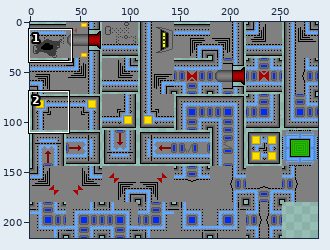
Edited in one commit: sprite sheet (art/ships/boss_tile_array.png). Above: a wide view before the commit, with the close-up outlined.
Close-up. Before the edit:
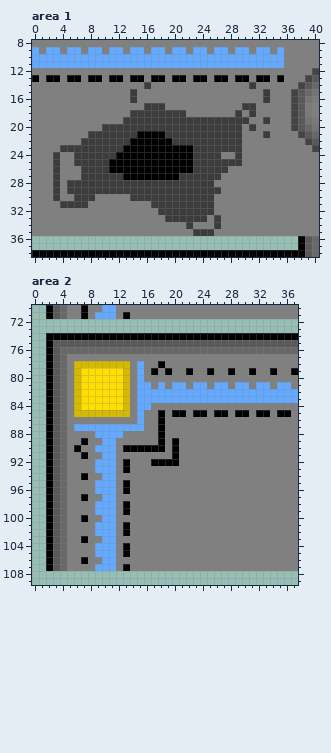
The file is 288x216 pixels. Colours within 5 levels of each other are drawn and written as one. Shown: area 1: x 0..40, y 8..38; area 2: x 0..37, y 70..109.
The result:
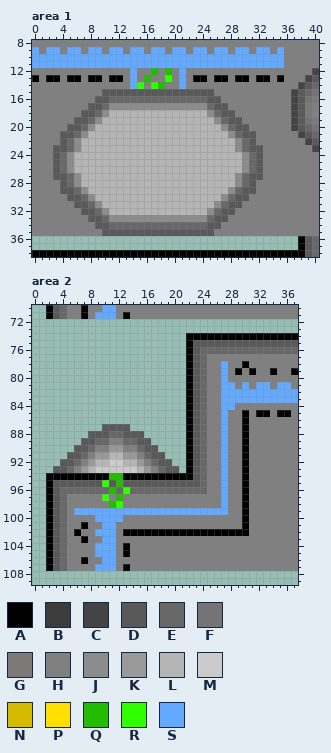
Palette (. is transparent): A #000000  B #3c3c3c  C #444444  D #595959  E #686868  F #757474  G #7c7979  H #808080  J #8c8c8c  K #999999  L #b5b5b5  M #cbcbcb  N #d6ba00  P #ffde00  Q #23bc00  R #30ff00  S #63a9ff
Edits made:
Changed rows in their new state; - is an unchanged pixel.
Area 1:
first column x 3:
12 -----------S--Q-Q-S------------
13 -----------SHQHHRHS------------
14 -----------SRHRQ--S---------H--
15 -------DDDDDDDDDDDDDDDD-------H
16 ------DDEEEEEEEEEEEEEEDD------H
17 -----DDEJJJJJJJJJJJJJJEDD--HH--
18 ----DDEJLLLLLLLLLLLLLLJEDDH-H--
19 ---DDEJLLLLLLLLLLLLLLLLJEDDH--H
20 --DDEJLLLLLLLLLLLLLLLLLLJEDDH--
21 -DDEJLLLLLLLLLLLLLLLLLLLLJEDD-H
22 -DEJLLLLLLLLLLLLLLLLLLLLLLJED--
23 DDEJLLLLLLLLLLLLLLLLLLLLLLJEDD-
24 DEJLLLLLLLLLLLLLLLLLLLLLLLLJED-
25 DEJLLLLLLLLLLLLLLLLLLLLLLLLJED-
26 DEJLLLLLLLLLLLLLLLLLLLLLLLLJED-
27 DDEJLLLLLLLLLLLLLLLLLLLLLLJEDD-
28 HDEJLLLLLLLLLLLLLLLLLLLLLLJED--
29 HDDEJLLLLLLLLLLLLLLLLLLLLJEDD--
30 H-DDEJLLLLLLLLLLLLLLLLLLJEDD---
31 -HHDDEJLLLLLLLLLLLLLLLLJEDD----
32 ----DDEJLLLLLLLLLLLLLLJEDD-----
33 -----DDEJJJJJJJJJJJJJJEDD------
34 ------DDEEEEEEEEEEEEEEDD-------
35 -------DDDDDDDDDDDDDDDD--------
Area 2:
first column x 2:
 74 ....................---------
 75 ....................A--------
 76 ....................AD-------
 77 ....................ADE------
 78 ....................ADE--S--A
 79 ....................-DEH-SHA-
 80 ....................ADE--S---
 81 ....................ADE-H-SH-
 82 ....................ADEHH----
 83 ....................ADEHH----
 84 ....................ADE--SS--
 85 ....................ADE-HS-H-
 86 ....................ADE--S--A
 87 ........DDDD........ADE--S--A
 88 ......DDDEEDDD......ADE--S--A
 89 .....DDEEH-EEDD.....ADE--S--A
 90 ....DDEHHKKHHEDD....ADE--S--A
 91 ...DDE-KKLLKK-EDD...ADE--S--A
 92 ..DDE-KLLMMLLK-EDD..ADE--S--A
 93 .-DE-KLMMMMMMLK-EDD.ADE--S--A
 94 -AAAA-AAAQQAAAAAAAAAADE--S--A
 95 --DDDDDDRDQDDDDDDDDDDDE--S--A
 96 ---EEEEEEQEREEEEEEEEEEE--S--A
 97 -----H--RHQ--------------S--A
 98 -------HHQRH-------------S--A
 99 ----SSS---SSSSSSSSSSSSSSSS--A
100 -----H-S--S-----------------A
101 -----A-H---H----------------A
102 ----A-------AAAAAAAAAAAAAAAAA
Changed places in both close-ups, as pixel boxes (x1, y1, x2, y2):
changed: (53, 68, 270, 236)
changed: (46, 333, 249, 536)
